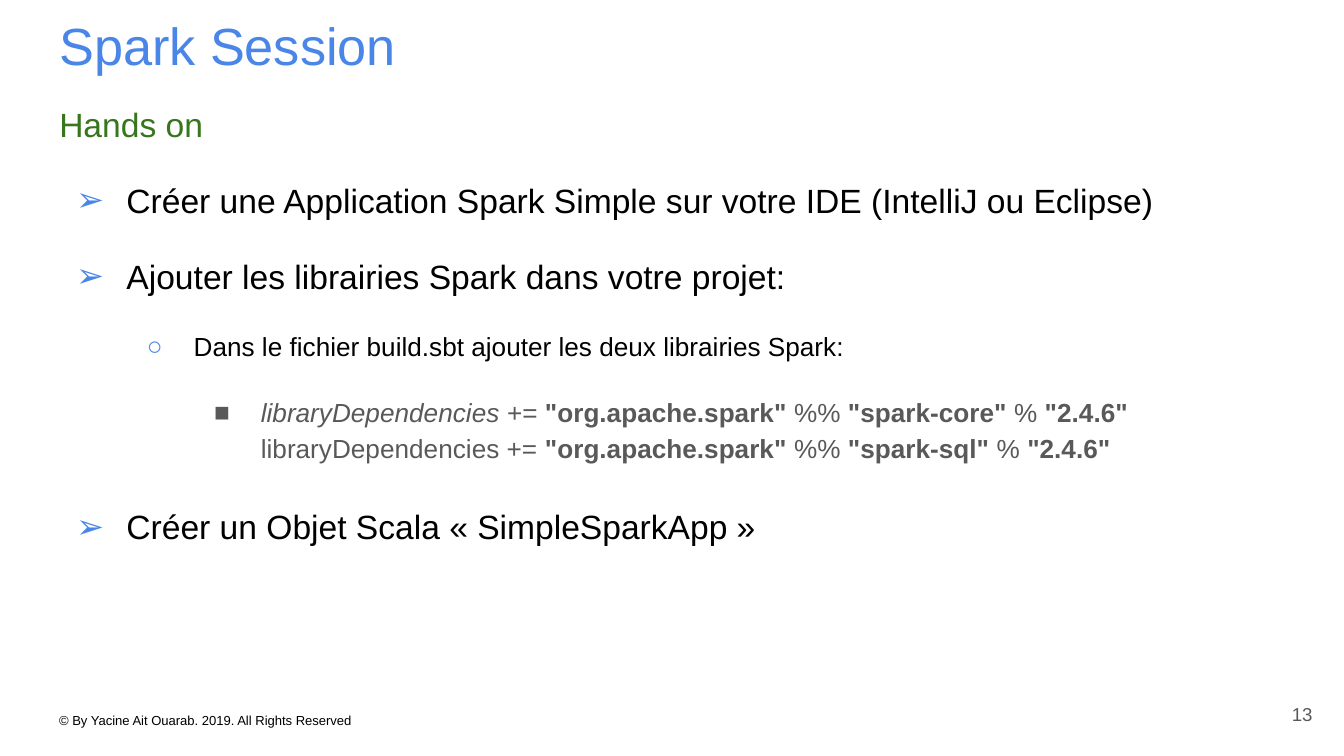
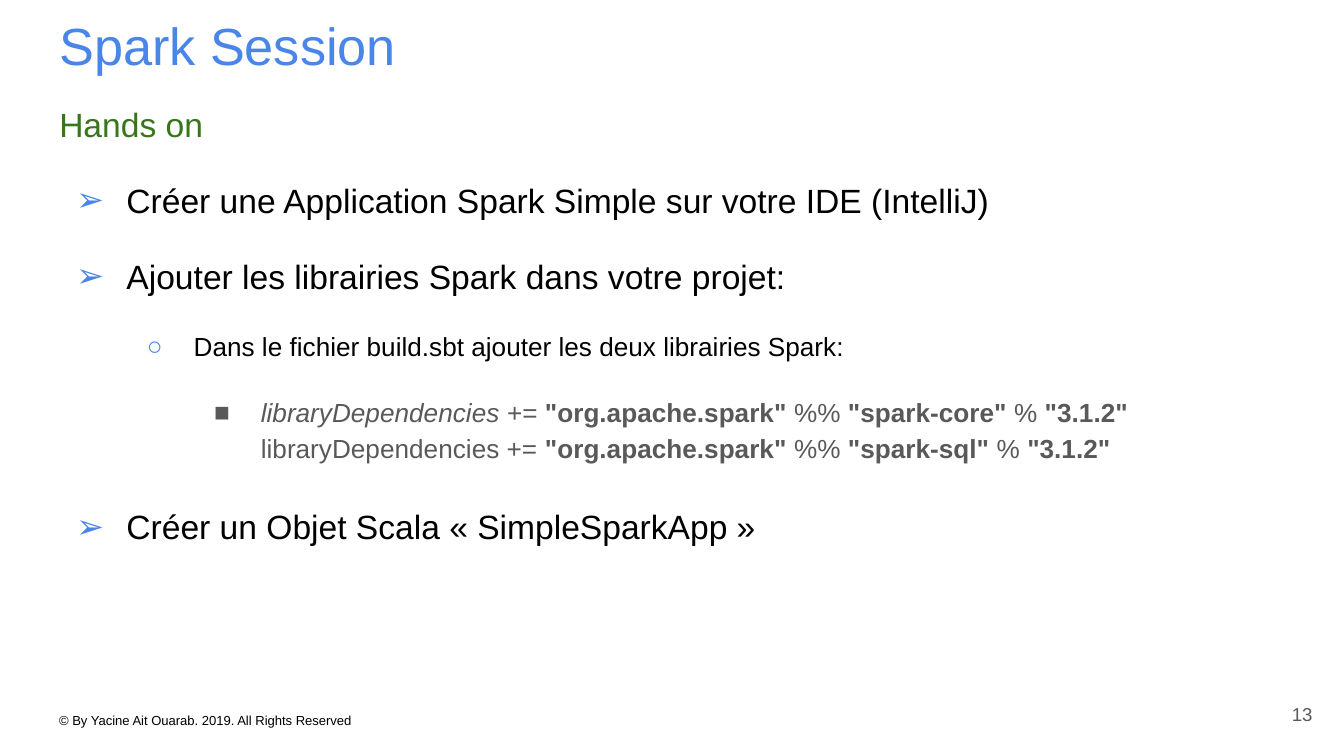
Before and after one commit to yacineab/ESGI-spark-core, a slide deck: slide 13 of slides/Apache Spark - Chapitre 1 - introduction & overview.pptx. Drawn at 1344x756 pixels with LibreOffice and Linux fonts; fonts in the diff are those of the drawing. Boxes give left, top, right and bottom in pixels: in the first picture for what was removed or moved away, otherwise in the second. Text is boxed around its words. In the diff, an @@ line names an element or a change of style, - is before the commit and + after.

```diff
--- a/slides/Apache Spark - Chapitre 1 - introduction & overview.pptx
+++ b/slides/Apache Spark - Chapitre 1 - introduction & overview.pptx
@@ text at (x1=126, y1=188, x2=989, y2=219): text changed @@
-➢ Créer une Application Spark Simple sur votre IDE (IntelliJ ou Eclipse)
+➢ Créer une Application Spark Simple sur votre IDE (IntelliJ)
@@ text at (x1=261, y1=403, x2=1128, y2=464): text changed @@
-    ■ libraryDependencies += "org.apache.spark" %% "spark-core" % "2.4.6"
-      libraryDependencies += "org.apache.spark" %% "spark-sql" % "2.4.6"
+    ■ libraryDependencies += "org.apache.spark" %% "spark-core" % "3.1.2"
+      libraryDependencies += "org.apache.spark" %% "spark-sql" % "3.1.2"
```
Also in this commit, not shown: 3 other slides changed, 27 other files.
